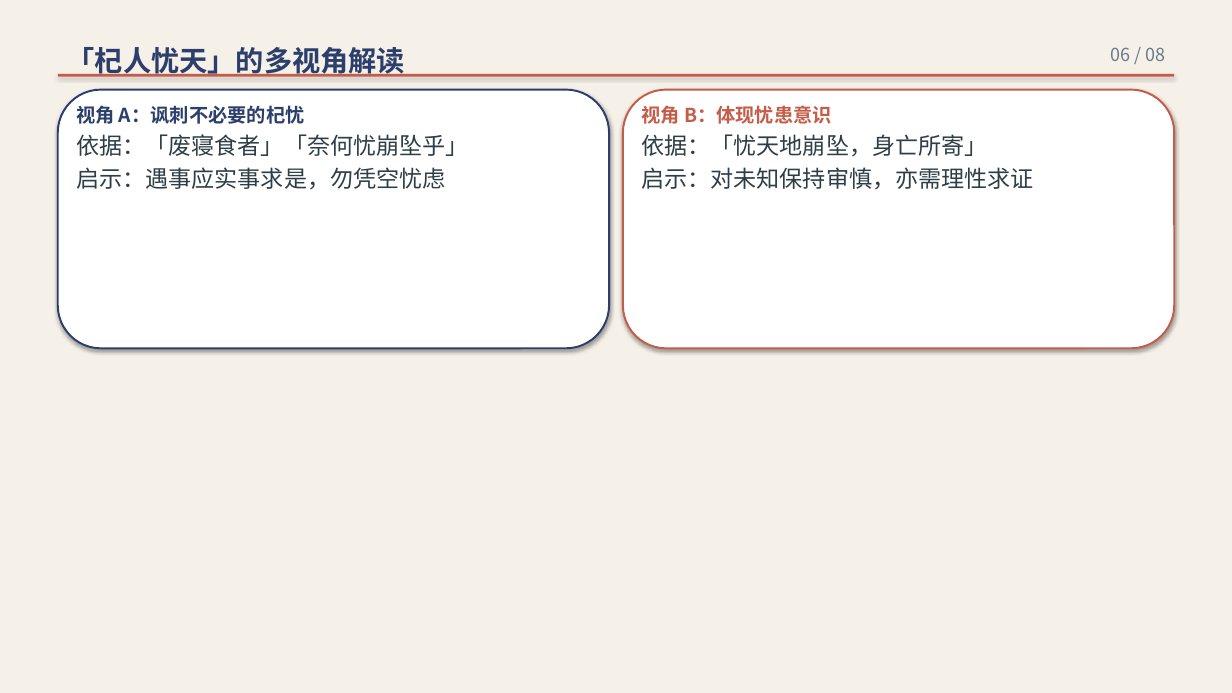
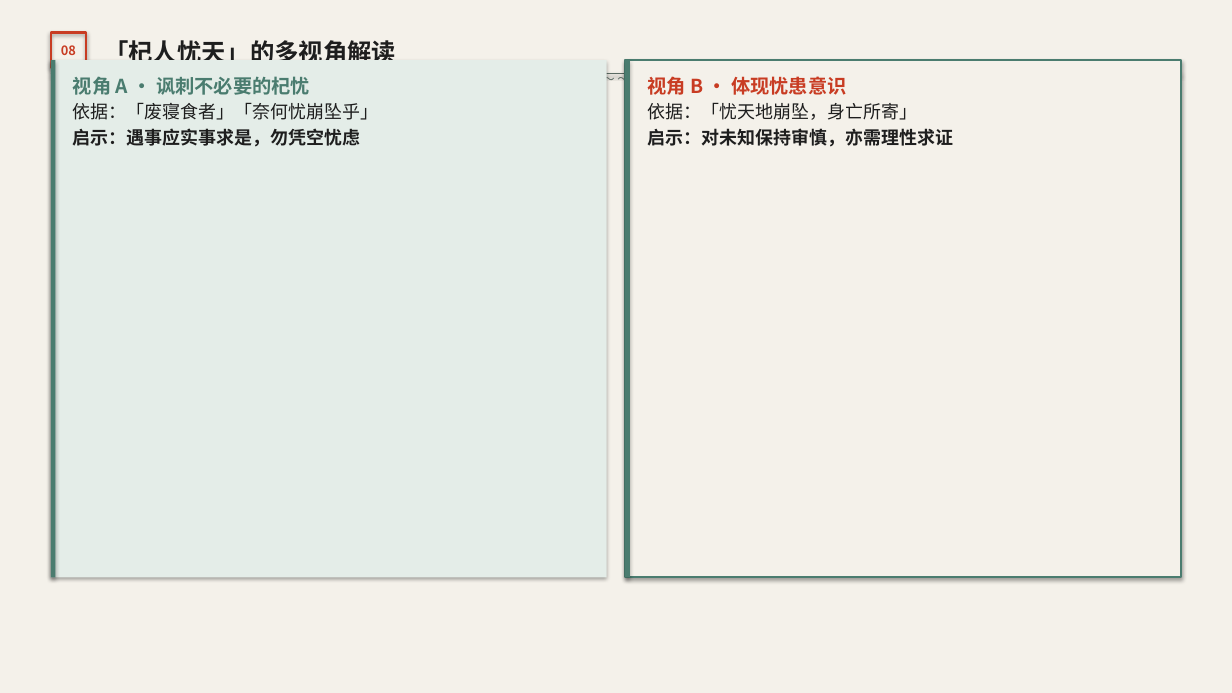
Before and after one commit to decemberlin54-del/declin, a slide deck: slide 8 of 第六单元PPT/寓言四则短故事大镜子.pptx (slide 6 before the commit). Drawn at 1232x693 pixels with LibreOffice and Linux fonts; fonts in the diff are those of the drawing. Boxes give left, top, right and bottom in pixels: in the first picture for what was removed or moved away, otherwise in the second. Text is boxed around its words. In the diff, an @@ line names an element or a change of style, - is before the commit and + after.

```diff
--- a/第六单元PPT/寓言四则短故事大镜子.pptx
+++ b/第六单元PPT/寓言四则短故事大镜子.pptx
@@ rectangle at (x1=0, y1=0, x2=1232, y2=693): fill #F5F0E8 to #F4F1EA @@
@@ text "08" at (x1=61, y1=45, x2=76, y2=55): vertical alignment top to middle @@
@@ rectangle added at (x1=51, y1=32, x2=86, y2=67), outline #C83C23 2 pt @@
@@ text at (x1=61, y1=45, x2=76, y2=55): text changed; size 14 to 10 pt; text colour #6B7B8C to #C83C23; bold on @@
-06 / 08
+08
@@ text "「杞人忧天」的多视角解读" moved from (x1=67, y1=47, x2=405, y2=77) to (x1=104, y1=40, x2=396, y2=60) @@
@@ text "「杞人忧天」的多视角解读" at (x1=104, y1=40, x2=396, y2=60): size 22 to 19 pt, text colour #2C3E6B to #1E1E1E; less space between paragraphs @@
@@ rectangle resized from (x1=57, y1=74, x2=1174, y2=77) to (x1=51, y1=73, x2=1181, y2=74) @@
@@ rectangle at (x1=51, y1=73, x2=1181, y2=74): fill #C45C4A to #5A6A62 @@
@@ text added at (x1=51, y1=67, x2=1181, y2=86), 9 pt, text #5A6A62 @@
+～ ～ ～ ～ ～ ～ ～ ～ ～ ～
@@ rectangle added at (x1=51, y1=60, x2=607, y2=578), fill #E4EDE8 @@
@@ rectangle added at (x1=51, y1=60, x2=55, y2=578), fill #4A7C6F @@
@@ text "视角 A · 讽刺不必要的杞忧" moved from (x1=76, y1=105, x2=469, y2=189) to (x1=73, y1=76, x2=379, y2=147) @@
@@ text at (x1=73, y1=76, x2=310, y2=95): text changed; text colour #2C3E6B to #4A7C6F @@
-视角 A：讽刺不必要的杞忧
+视角 A · 讽刺不必要的杞忧
@@ rectangle added at (x1=626, y1=60, x2=1182, y2=578), fill #F4F1EA, outline #4A7C6F 1.5 pt @@
@@ rectangle added at (x1=626, y1=60, x2=630, y2=578), fill #4A7C6F @@
@@ text "视角 B · 体现忧患意识" moved from (x1=641, y1=105, x2=1034, y2=189) to (x1=647, y1=76, x2=953, y2=147) @@
@@ text at (x1=647, y1=76, x2=846, y2=95): text changed; text colour #C45C4A to #C83C23 @@
-视角 B：体现忧患意识
+视角 B · 体现忧患意识
@@ rounded rectangle removed at (x1=57, y1=90, x2=609, y2=348) @@
@@ text at (x1=73, y1=102, x2=379, y2=147): size 18 to 14 pt, text colour #2F3E46 to #1E1E1E in "依据：「废寝食者」「奈何忧崩坠乎」", "启示：遇事应实事求是，勿凭空忧虑"; bold on in "启示：遇事应实事求是，勿凭空忧虑"; less space between paragraphs @@
@@ rounded rectangle removed at (x1=623, y1=90, x2=1175, y2=348) @@
@@ text at (x1=647, y1=102, x2=953, y2=147): size 18 to 14 pt, text colour #2F3E46 to #1E1E1E in "依据：「忧天地崩坠，身亡所寄」", "启示：对未知保持审慎，亦需理性求证"; bold on in "启示：对未知保持审慎，亦需理性求证"; less space between paragraphs @@
```
Also in this commit, not shown: 6 other slides changed, 2 slides added, 1 slide removed, 4 other files.
